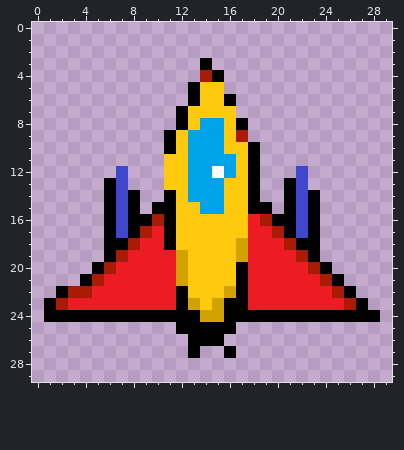
A pixel-art sprite gets an edit: Asteroids/AsteroidsContent/Shipicon.png. This is how it looked before the edit.
The file is 30x30 pixels.
Now the later version:
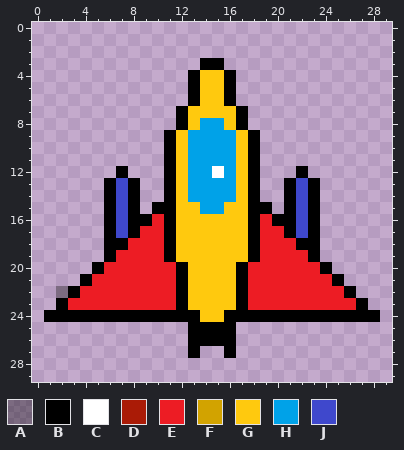
Palette (. is transparent): A #0000005e  B #000000  C #ffffff  D #aa1b06  E #ed1c24  F #d2a300  G #ffc90e  H #00a2e8  J #3f48cc
The edit:
@@ x 0..29 @@
  2 ..............................
- 3 ..............B...............
- 4 ..............DB..............
- 5 .............BGG..............
+ 3 ..............BB..............
+ 4 .............BGGB.............
+ 5 .............BGGB.............
  6 .............BGGB.............
- 7 ............BGGGG.............
+ 7 ............BGGGGB............
  8 ............BGHHGB............
- 9 ...........BGHHHGD............
-10 ...........BGHHHGGB...........
-11 ...........GGHHHHGB...........
-12 .......J...GGHHCHGB...J.......
-13 ......BJ...GGHHHGGB..BJ.......
-14 ......BJB..BGHHHGGB..BJB......
+ 9 ...........BGHHHHGB...........
+10 ...........BGHHHHGB...........
+11 ...........BGHHHHGB...........
+12 .......B...BGHHCHGB...B.......
+13 ......BJB..BGHHHHGB..BJB......
+14 ......BJB..BGHHHHGB..BJB......
 15 ......BJB.BBGGHHGGBB.BJB......
-16 ......BJBBDBGGGGGGEDBBJB......
-17 ......BJBDEBGGGGGGEEDBJB......
-18 ......BBDEEBGGGGGFEEEDBB......
-19 ......BDEEEEFGGGGFEEEEDB......
-20 .....BDEEEEEFGGGGBEEEEEDB.....
-21 ....BDEEEEEEFGGGGBEEEEEEDB....
-22 ..BDDEEEEEEEBGGGFBEEEEEEEDB...
-23 .BDEEEEEEEEEBFGFBBEEEEEEEEDB..
-24 .BBBBBBBBBBBBBFFBBBBBBBBBBBBB.
-25 ............BBBBB.............
-26 .............BBB..............
+16 ......BJBBEBGGGGGGBEBBJB......
+17 ......BJBEEBGGGGGGBEEBJB......
+18 ......BBEEEBGGGGGGBEEEBB......
+19 ......BEEEEBGGGGGGBEEEEB......
+20 .....BEEEEEEBGGGGBEEEEEEB.....
+21 ....BEEEEEEEBGGGGBEEEEEEEB....
+22 ..ABEEEEEEEEBGGGGBEEEEEEEEB...
+23 ..BEEEEEEEEEBGGGGBEEEEEEEEEB..
+24 .BBBBBBBBBBBBBGGBBBBBBBBBBBBB.
+25 .............BBBB.............
+26 .............BBBB.............
 27 .............B..B.............
Where, in picture pixels (left, top, right, bottom), the same in both pictures:
changed: (44, 58, 356, 346)
